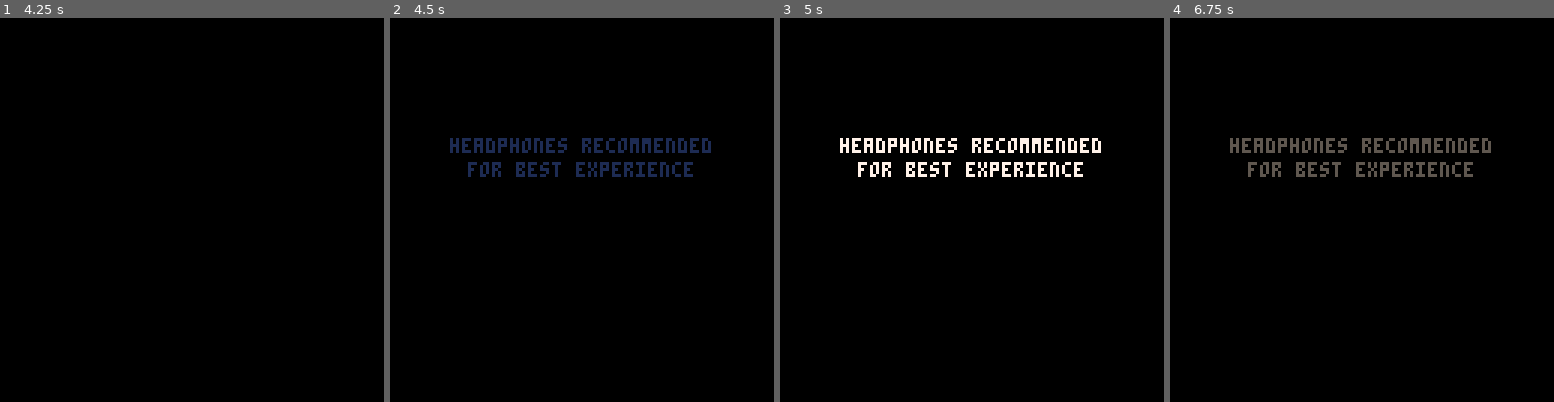
Above: before the commit, frames 1-4 (left to right).
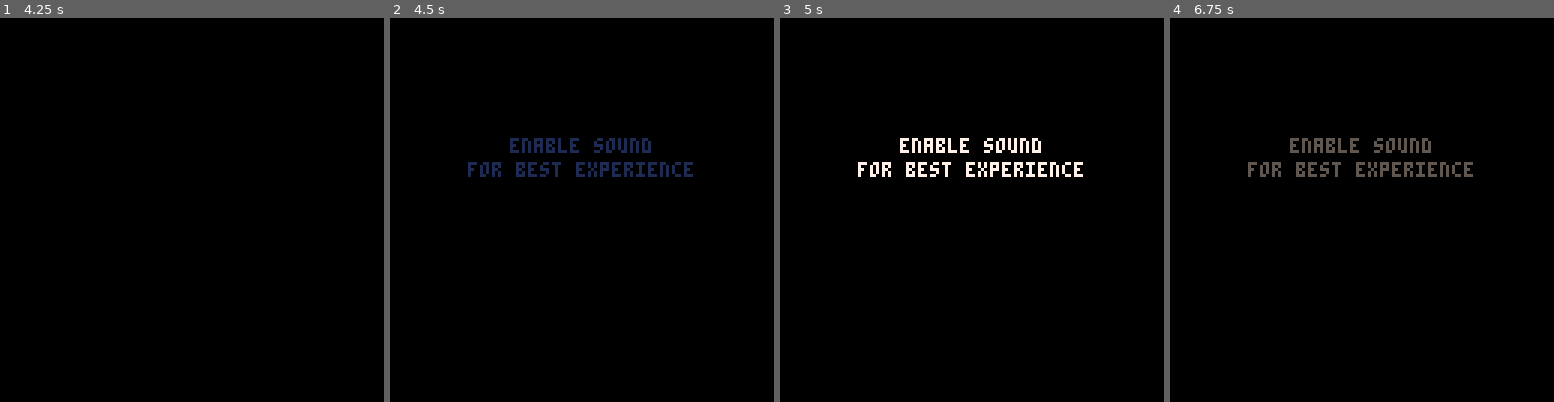
Above: after the commit, the same moments.

Repository: morningtoast/pico8-alien
Game: PICO-8 cartridge alienharvest.p8
Two runs of this game, one before a commit and one after it. Both use one fixed random seed, a clock stepped at 60 frames per second and the inputs below.
Inputs:
- Up to frame 1 (4.25 s): tap X (X key) at 0.33, 1.07, 1.85, 2.97, 4.08 s; tap O (Z key) at 0.7, 1.7, 2.1, 2.5, 2.9, 3.3, 3.7, 4.1 s; hold Right 1.6-2.1 s; hold Up 2.15-2.42 s; hold Right 2.47-3.03 s; hold Left 3.08-3.58 s; hold Down 3.63-3.97 s; hold Right from 4.02 s (still down)
- Up to frame 2 (4.5 s): keep holding Right
- Up to frame 3 (5 s): tap O (Z key) at 4.5, 4.9 s; release Right at 4.68 s; hold Up from 4.73 s (still down)
- Up to frame 4 (6.75 s): release Up at 5.03 s; hold Left 5.08-5.68 s; tap X (X key) at 5.2, 6.32 s; tap O (Z key) every 0.4 s from 5.3 to 6.5 s; hold Down 5.73-6.03 s; hold Right 6.08-6.58 s; hold Right from 6.63 s (still down)

Frame 1 is identical in both runs. In frame 2, 1.0% of the frame differs, in the area x 15-84%, y 31-36%; in frame 3, 1.0%; in frame 4, 1.0%.

Commit message:
Title redo. Help rewrites.

Diff:
--- a/alienharvest.p8
+++ b/alienharvest.p8
@@ -1427,7 +1427,7 @@
         fd_init(title_init)
         cart(ef,function()
             fd_update()
-            center_text("headphones recommended;for best experience", 40, fd_c)
+            center_text("enable sound;for best experience", 40, fd_c)
             if gt==sec(2.25) then fd_out() end
         end)
     end
@@ -1496,6 +1496,7 @@
 	p_eggs=0
 	map_eggs=0
 	gameover=0
+    quota=12
 	grid={}
 	blood={}
 	levels={}
@@ -1560,7 +1561,7 @@
 		center_text("harvest",68,fd_c)
 
 		if gt>sec(2.5) then
-			center_text("< "..label.." >",100,6)
+			center_text("< "..label.." >;press z to continue",100,6)
 		end
 		palt(2,true)
 
@@ -1591,13 +1592,13 @@
 	function help_p1()
 		palt(2,true)
 		spr(14, 5,6, 2,2)
-		print("explore planets until\nyou find and collect\n"..quota.." alien eggs", 26,8, 7)
+		print("explore planets until\nyou fill the cargo\nbay with alien eggs", 26,8, 7)
 
 		spr(12, 5,34, 2,2)
-		print("stand on beacon when\nthere are no more eggs\nto go to next planet",26,34, 7)
+		print("stand on beacon when\negg counter shows 0\nto go to next planet",26,34, 7)
 
 		spr(9, 6,62, 2,1)
-		print("search bodies to\nfind weapons\n\n\nwatch the scrolling\ndisplay for help\n\n\nuse z for map scan\nuse x for weapon", 26,60,7)
+		print("search bodies to\nequip weapons\n\n\n\n\142/z for map scan\n\n\151/x to use weapon", 26,60,7)
 
 
 
